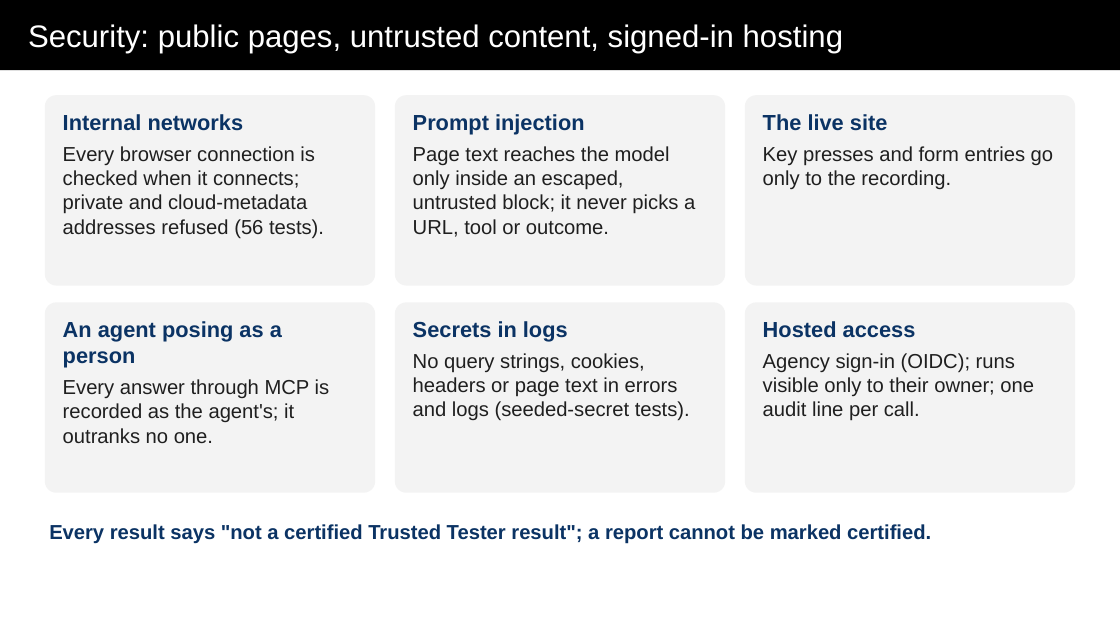
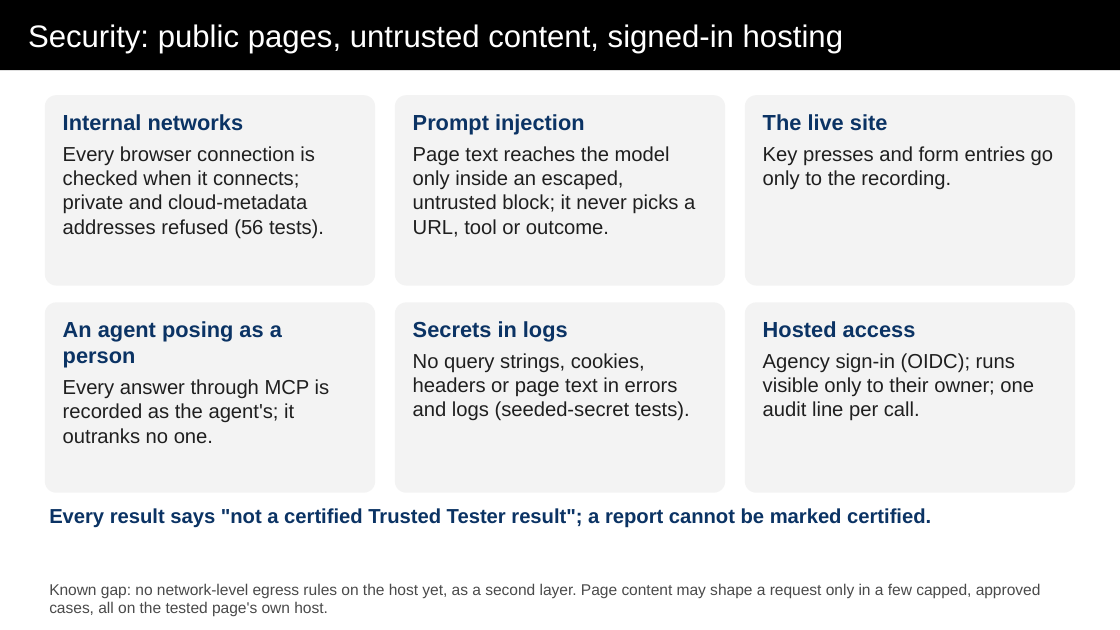
Before and after one commit to abbybowman/tobi508, a slide deck: slide 15 of docs/hackathon/out/TOBI-deck.pptx. Drawn at 1120x630 pixels with LibreOffice and Linux fonts; fonts in the diff are those of the drawing. Boxes give left, top, right and bottom in pixels: in the first picture for what was removed or moved away, otherwise in the second. Text is boxed around its words. In the diff, an @@ line names an element or a change of style, - is before the commit and + after.

```diff
--- a/docs/hackathon/out/TOBI-deck.pptx
+++ b/docs/hackathon/out/TOBI-deck.pptx
@@ text "Every result says "not a ...": place and size @@
-text "Every result says "not a ..." at box(49, 524, 931, 544)
+text "Every result says "not a ..." at box(49, 508, 931, 528)
@@ text added at box(49, 583, 1041, 617), 10 pt, text #4A4A4A @@
+Known gap: no network-level egress rules on the host yet, as a second layer. Page content may shape a request only in a few capped, approved cases, all on the tested page's own host.
```
Also in this commit, not shown: 10 other slides changed, 3 other files.
